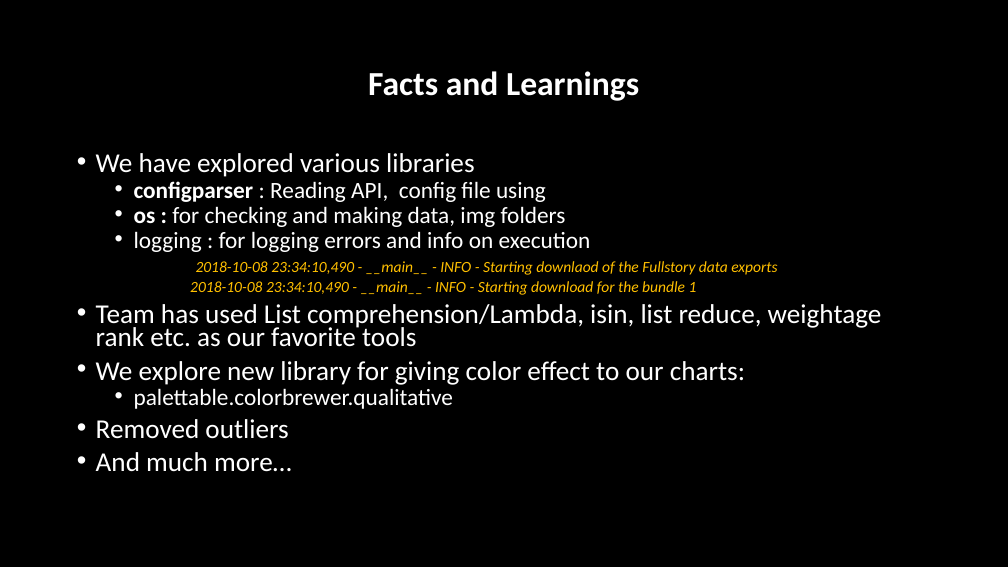
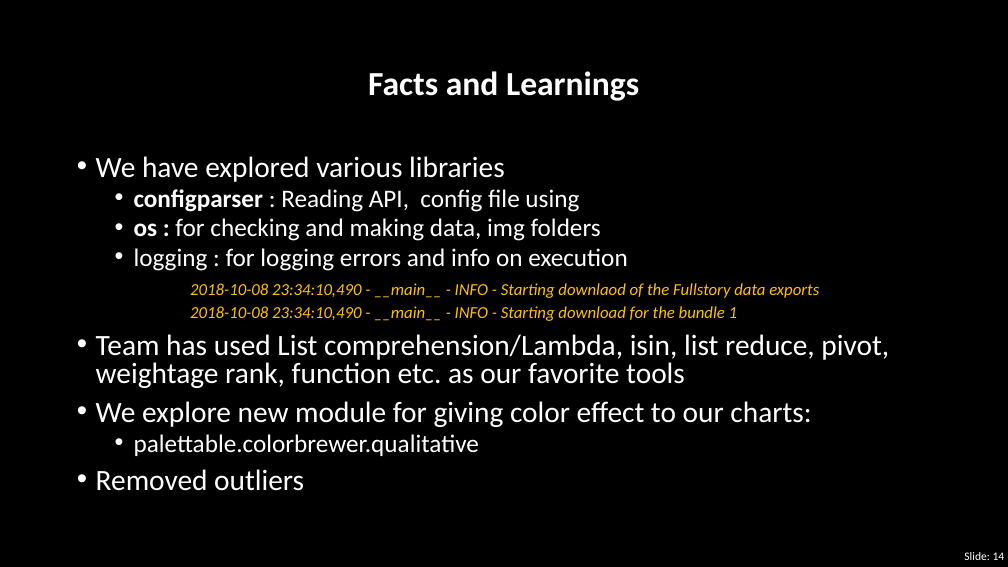
Before and after one commit to AnjaliMangal/MQL-Project-Main, a slide deck: slide 14 of Project1-Final-Files/Presenting_DataGuru.pptx (slide 13 before the commit). Drawn at 1008x567 pixels with LibreOffice and Linux fonts; fonts in the diff are those of the drawing. Boxes give left, top, right and bottom in pixels: in the first picture for what was removed or moved away, otherwise in the second. Text is boxed around its words. In the diff, an @@ line names an element or a change of style, - is before the commit and + after.

```diff
--- a/Project1-Final-Files/Presenting_DataGuru.pptx
+++ b/Project1-Final-Files/Presenting_DataGuru.pptx
@@ text at (96,156,819,491): size 25.9 to 28 pt in "We have explored various libraries", "Removed outliers"; size 22.2 to 24 pt in "configparser : Reading API, config file using", "os : for checking and making data, ...", "logging : for logging errors and info ...", "palettable.colorbrewer.qualitative"; size 14.8 to 16 pt in "2018-10-08 23:34:10,490 - __main__ - INFO - ...", "2018-10-08 23:34:10,490 - __main__ - INFO - ..."; line spacing 0.7 to 0.8 @@
@@ text at (96,334,889,427): text changed; size 25.9 to 28 pt @@
-• Team has used List comprehension/Lambda, isin, list reduce, weightage rank etc. as our favorite tools
-• We explore new library for giving color effect to our charts:
+• Team has used List comprehension/Lambda, isin, list reduce, pivot, weightage rank, function etc. as our favorite tools
+• We explore new module for giving color effect to our charts:
@@ text at (96,452,291,472): paragraph removed @@
-• And much more…
@@ page number added at (964,552,1005,560), 11 pt, text #FFFFFF @@
+Slide: 14
```
Also in this commit, not shown: 13 other slides changed, 1 slide added.
